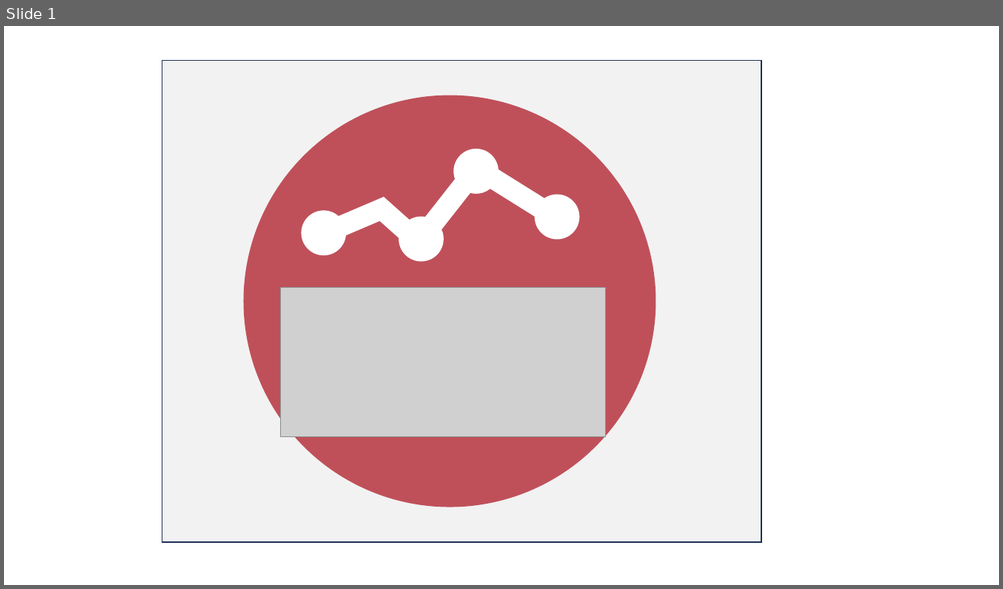
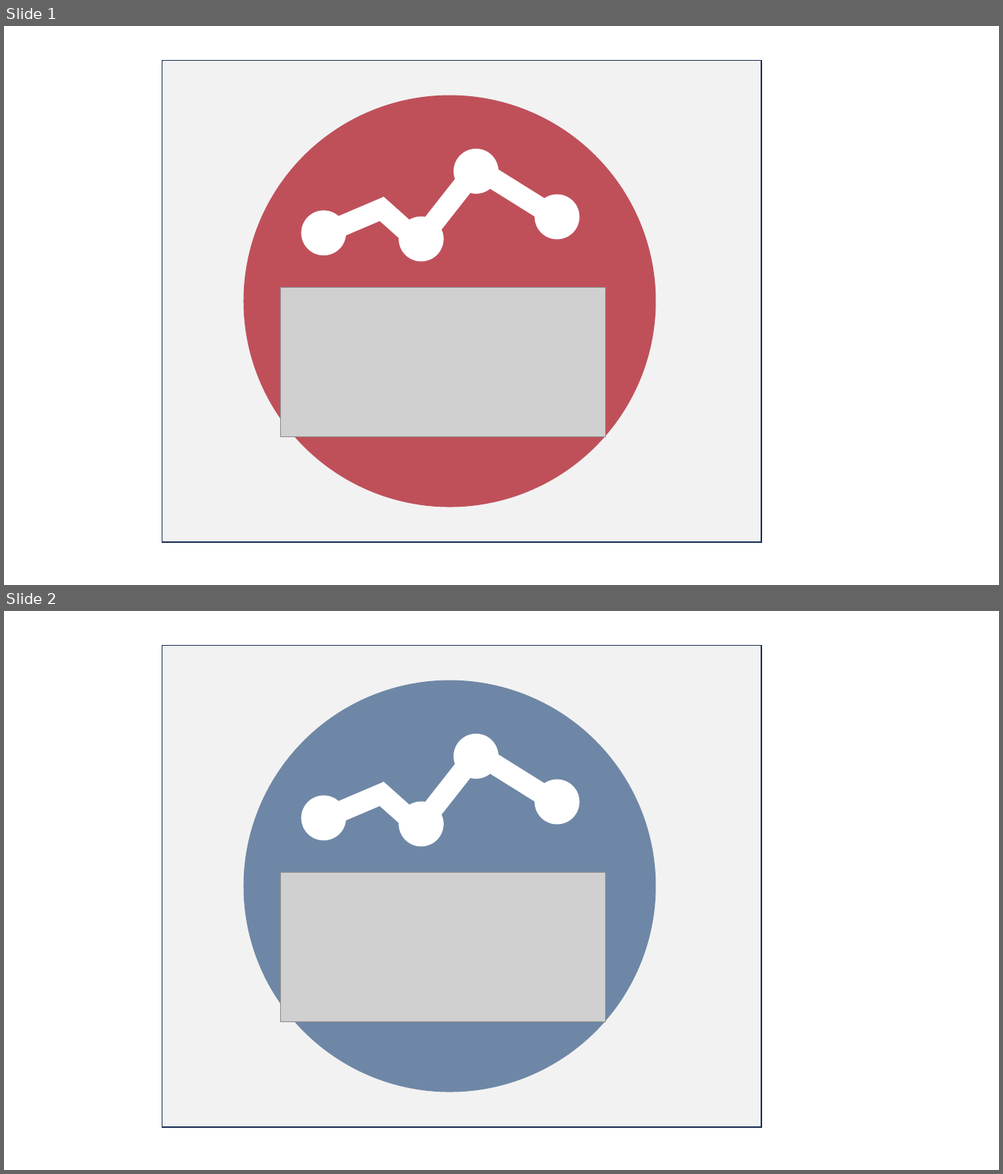
Before and after one commit to schw4b/schw4b.github.io, a slide deck: images/Logo.pptx. Shown one above the other, each under a label of ours: slide 1 before the commit, slides 1 and 2 after it. The pictures are 1003x589 and 1003x1174 pixels, drawn with LibreOffice and Linux fonts; fonts in the diff are those of the drawing; grey boxes stand for pictures. Boxes give left, top, right and bottom in pixels: in the first picture for what was removed or moved away, otherwise in the second. Text is boxed around its words. In the diff, an @@ line names an element or a change of style, - is before the commit and + after.

```diff
--- a/images/Logo.pptx
+++ b/images/Logo.pptx
@@ slide 2 added at <box>4,611,999,1170</box>, background #FFFFFF @@
@@ rectangle added at <box>162,645,761,1128</box>, fill #F2F2F2, outline #1E3256 1 pt @@
@@ ellipse added at <box>244,681,655,1092</box>, fill #6F87A6, outline #6F87A6 1 pt @@
@@ ellipse added at <box>454,734,498,778</box>, fill #FFFFFF, outline #FFFFFF 1 pt @@
@@ line added from (413, 834) to (474, 757), #FFFFFF 20 pt @@
@@ line added from (476, 754) to (552, 800), #FFFFFF 20 pt @@
@@ ellipse added at <box>535,780,579,823</box>, fill #FFFFFF, outline #FFFFFF 1 pt @@
@@ ellipse added at <box>301,796,346,840</box>, fill #FFFFFF, outline #FFFFFF 1 pt @@
@@ line added from (327, 817) to (387, 792), #FFFFFF 20 pt @@
@@ line added from (376, 789) to (428, 835), #FFFFFF 20 pt @@
@@ ellipse added at <box>399,802,444,846</box>, fill #FFFFFF, outline #FFFFFF 1 pt @@
@@ picture added at <box>281,873,606,1022</box> @@
```
Also in this commit, not shown: 11 other files.
